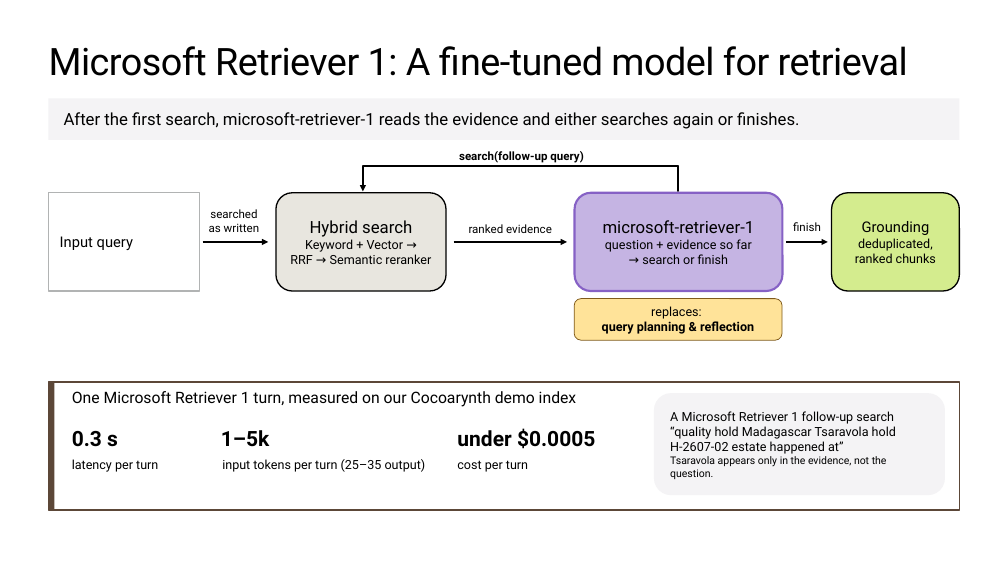
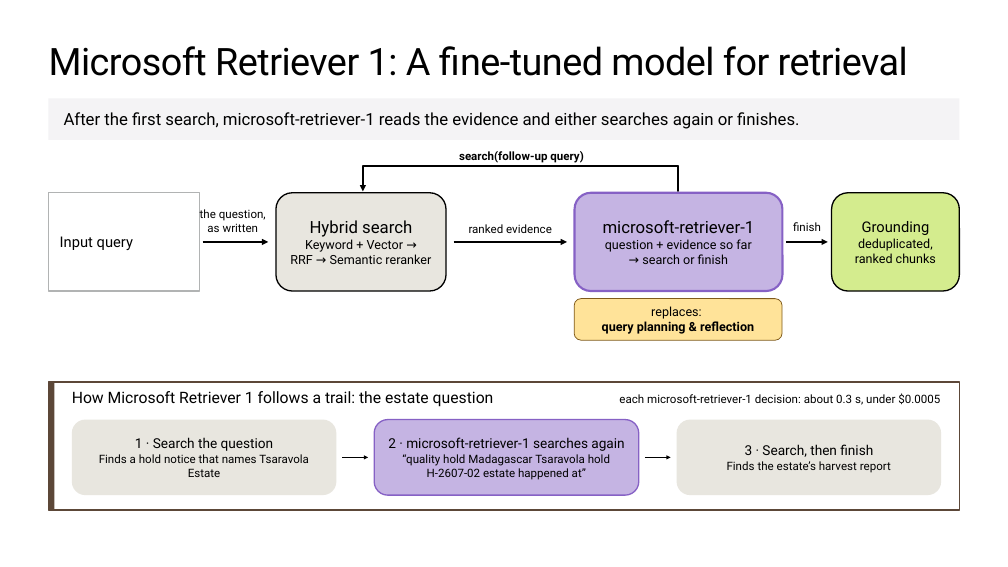
Before and after one commit to microsoft/ignite26-BRK300-building-agentic-retrieval-from-diy-to-foundry-iq, a slide deck: slide 27 of IgniteBRK300-WorkingDeck.pptx. Drawn at 1008x567 pixels with LibreOffice and Linux fonts; fonts in the diff are those of the drawing; background and template pictures are left out. Boxes give left, top, right and bottom in pixels: in the first picture for what was removed or moved away, otherwise in the second. Text is boxed around its words. In the diff, an @@ line names an element or a change of style, - is before the commit and + after.

```diff
--- a/IgniteBRK300-WorkingDeck.pptx
+++ b/IgniteBRK300-WorkingDeck.pptx
@@ text at (200, 209, 266, 221): text changed @@
-searched
+the question,
@@ text at (72, 391, 494, 407): text changed @@
-One Microsoft Retriever 1 turn, measured on our Cocoarynth demo index
+How Microsoft Retriever 1 follows a trail: the estate question
@@ text at (619, 393, 940, 405): text changed; size 20 to 11 pt; bold off @@
-0.3 s
+each microsoft-retriever-1 decision: about 0.3 s, under $0.0005
@@ rounded rectangle added at (72, 420, 337, 495), fill #E8E6DF, 11 pt, text #000000 @@
+1 · Search the question
+Finds a hold notice that names Tsaravola Estate
@@ text removed at (221, 430, 270, 447) @@
-1–5k
@@ rounded rectangle "2 · microsoft-retriever-1 searches again": place and size @@
-rounded rectangle "2 · microsoft-retriever-1 searches again" at (654, 393, 945, 495)
+rounded rectangle "2 · microsoft-retriever-1 searches again" at (374, 420, 639, 495)
@@ rounded rectangle "2 · microsoft-retriever-1 searches again" at (374, 420, 639, 495): fill #F4F3F5 to #C5B4E3; outline none to #8661C5 1.25 pt; proportions changed @@
@@ text in rounded rectangle at (388, 437, 624, 451): text changed; size 12 to 13 pt @@
-A Microsoft Retriever 1 follow-up search
+2 · microsoft-retriever-1 searches again
@@ text removed at (457, 428, 595, 449) @@
-under $0.0005
@@ rounded rectangle added at (677, 420, 941, 495), fill #E8E6DF, 11 pt, text #000000 @@
+3 · Search, then finish
+Finds the estate’s harvest report
@@ text removed at (72, 459, 158, 472) @@
-latency per turn
@@ text removed at (222, 459, 426, 472) @@
-input tokens per turn (25–35 output)
@@ arrow added from (343, 457) to (368, 457), #000000 1.5 pt @@
@@ text in rounded rectangle at (402, 454, 610, 480): size 12 to 11 pt in "“quality hold Madagascar Tsaravola hold H-2607-02 estate ..."; alignment left to centre @@
@@ text removed at (457, 460, 528, 472) @@
-cost per turn
@@ arrow added from (645, 457) to (671, 457), #000000 1.5 pt @@
@@ text in rounded rectangle at (670, 456, 887, 479): paragraph removed @@
-Tsaravola appears only in the evidence, not the question.
```
Also in this commit, not shown: 3 other slides changed.
